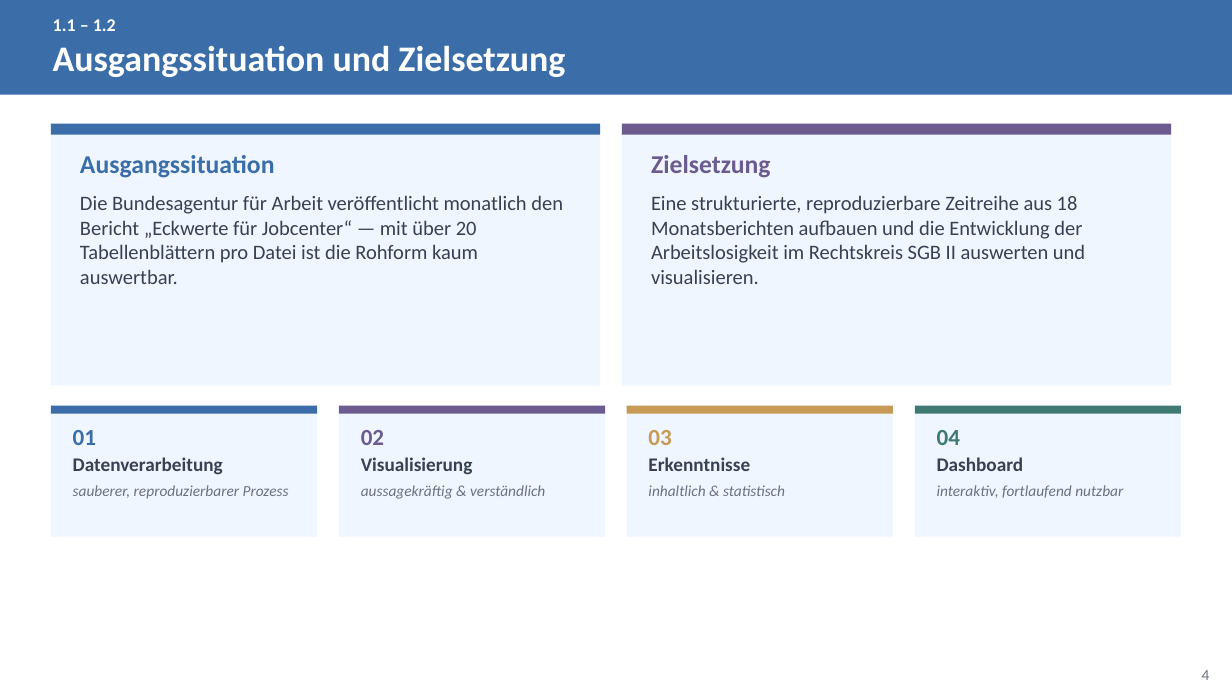
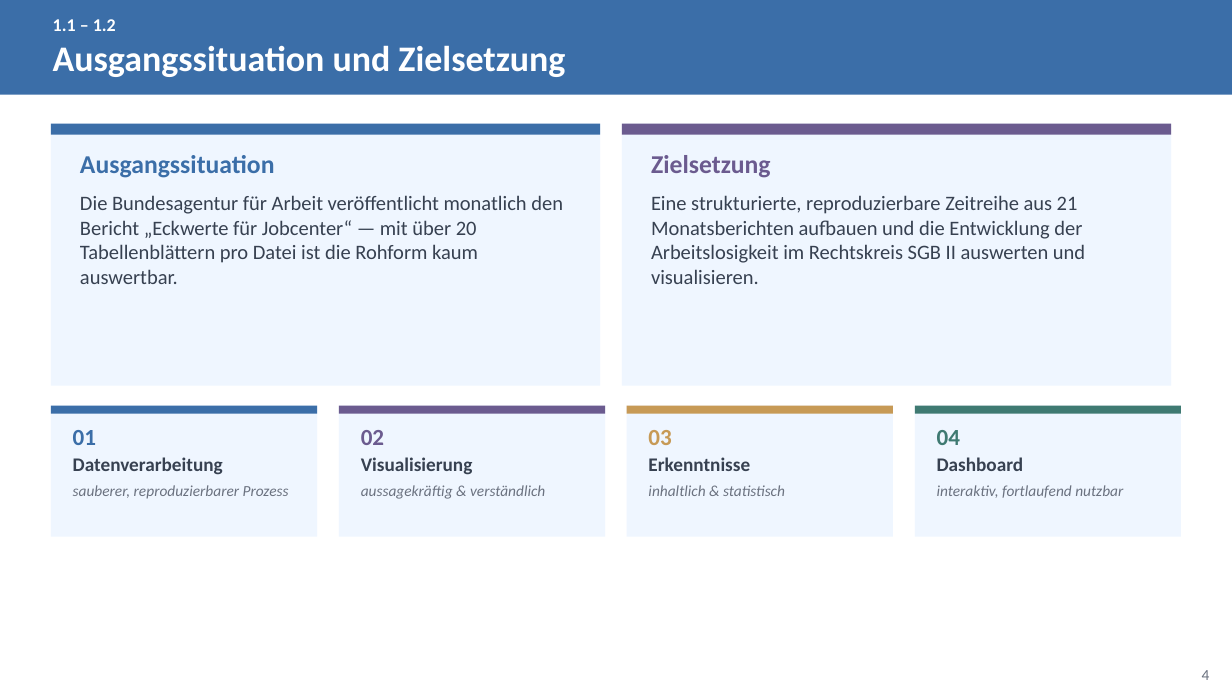
Before and after one commit to eufunk/arbeitsmarkt-regensburg, a slide deck: slide 4 of Docs/Projektpraesentation.pptx. Drawn at 1232x693 pixels with LibreOffice and Linux fonts; fonts in the diff are those of the drawing. Boxes give left, top, right and bottom in pixels: in the first picture for what was removed or moved away, otherwise in the second. Text is boxed around its words. In the diff, an @@ line names an element or a change of style, - is before the commit and + after.

```diff
--- a/Docs/Projektpraesentation.pptx
+++ b/Docs/Projektpraesentation.pptx
@@ text at <box>651,195,1085,284</box>: text changed @@
-Eine strukturierte, reproduzierbare Zeitreihe aus 18 Monatsberichten aufbauen und die Entwicklung der Arbeitslosigkeit im Rechtskreis SGB II auswerten und visualisieren.
+Eine strukturierte, reproduzierbare Zeitreihe aus 21 Monatsberichten aufbauen und die Entwicklung der Arbeitslosigkeit im Rechtskreis SGB II auswerten und visualisieren.
```
Also in this commit, not shown: 59 other slides changed, 1 slide added, 1 other file.
